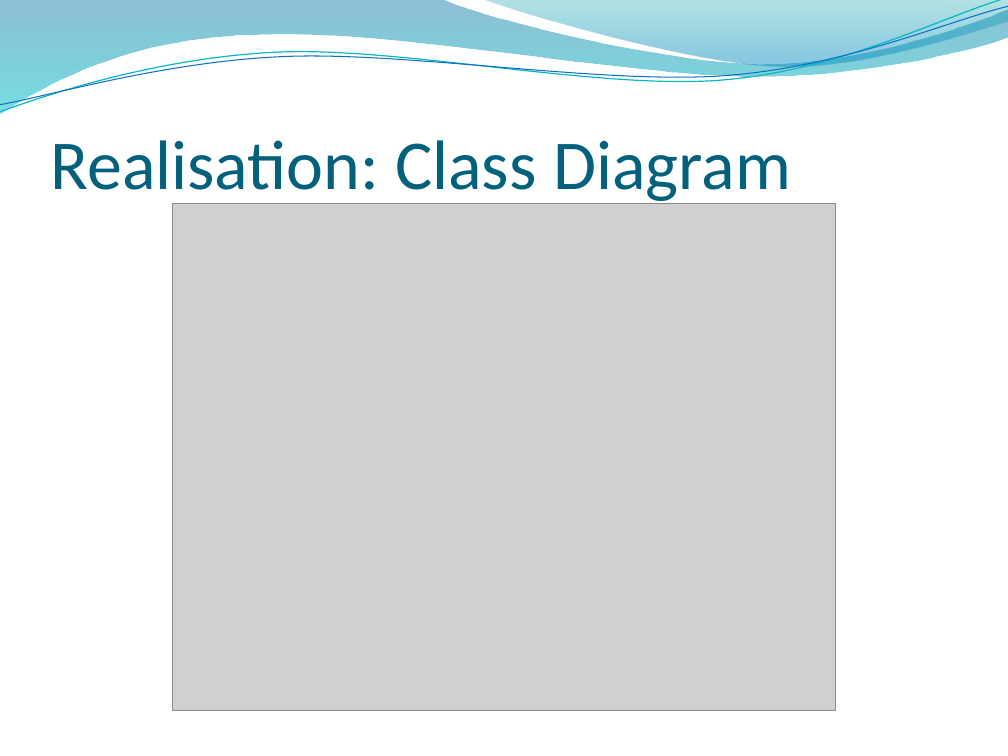
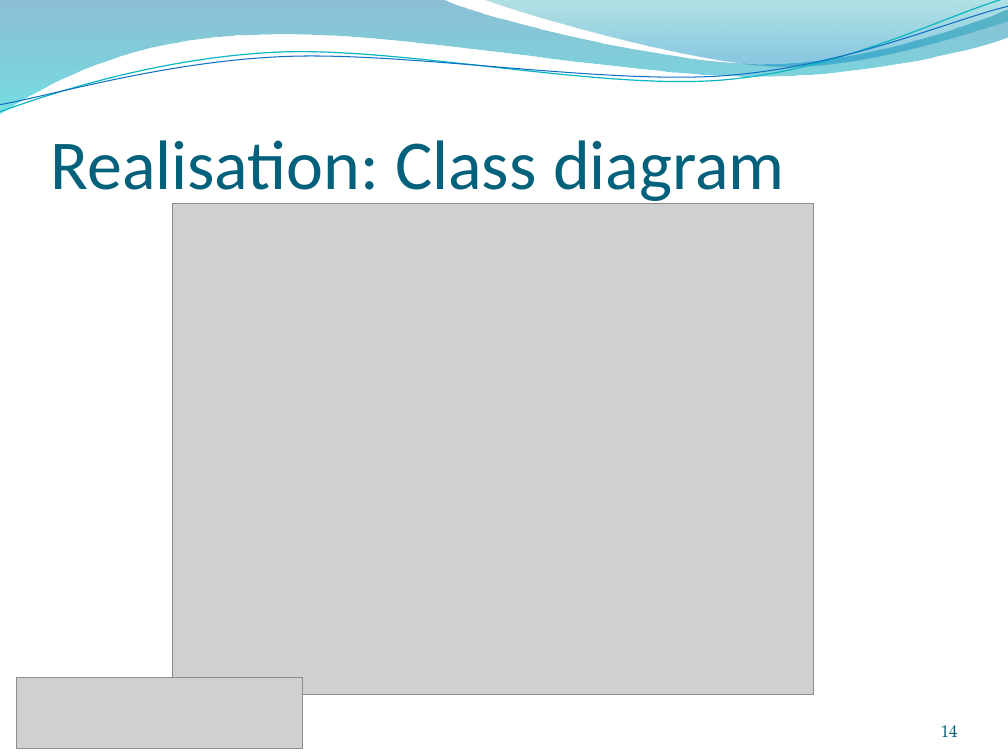
Before and after one commit to ratheile/MSSSM, a slide deck: slide 14 of presentation/Presentation.pptx. Drawn at 1008x756 pixels with LibreOffice and Linux fonts; fonts in the diff are those of the drawing; grey boxes stand for pictures; background and template pictures are left out. Boxes give left, top, right and bottom in pixels: in the first picture for what was removed or moved away, otherwise in the second. Text is boxed around its words. In the diff, an @@ line names an element or a change of style, - is before the commit and + after.

```diff
--- a/presentation/Presentation.pptx
+++ b/presentation/Presentation.pptx
@@ title at (x1=50, y1=140, x2=785, y2=206): text changed @@
-Realisation: Class Diagram
+Realisation: Class diagram
@@ picture resized from (x1=172, y1=204, x2=836, y2=712) to (x1=172, y1=204, x2=813, y2=695) @@
@@ picture added at (x1=17, y1=677, x2=302, y2=749) @@
@@ page number added at (x1=941, y1=725, x2=958, y2=737), 12 pt, text #045D75 @@
+14
```
Also in this commit, not shown: 23 other slides changed, 1 other file.
